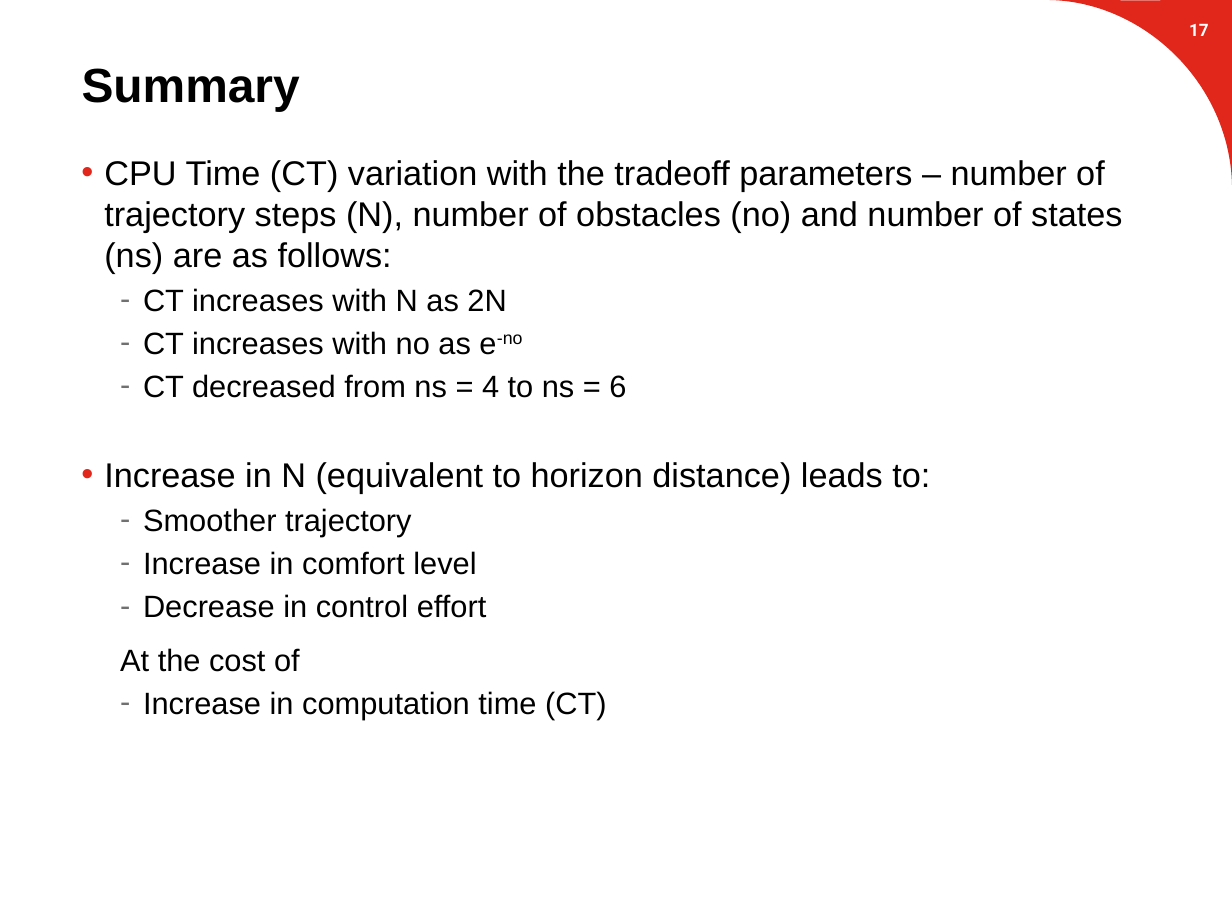
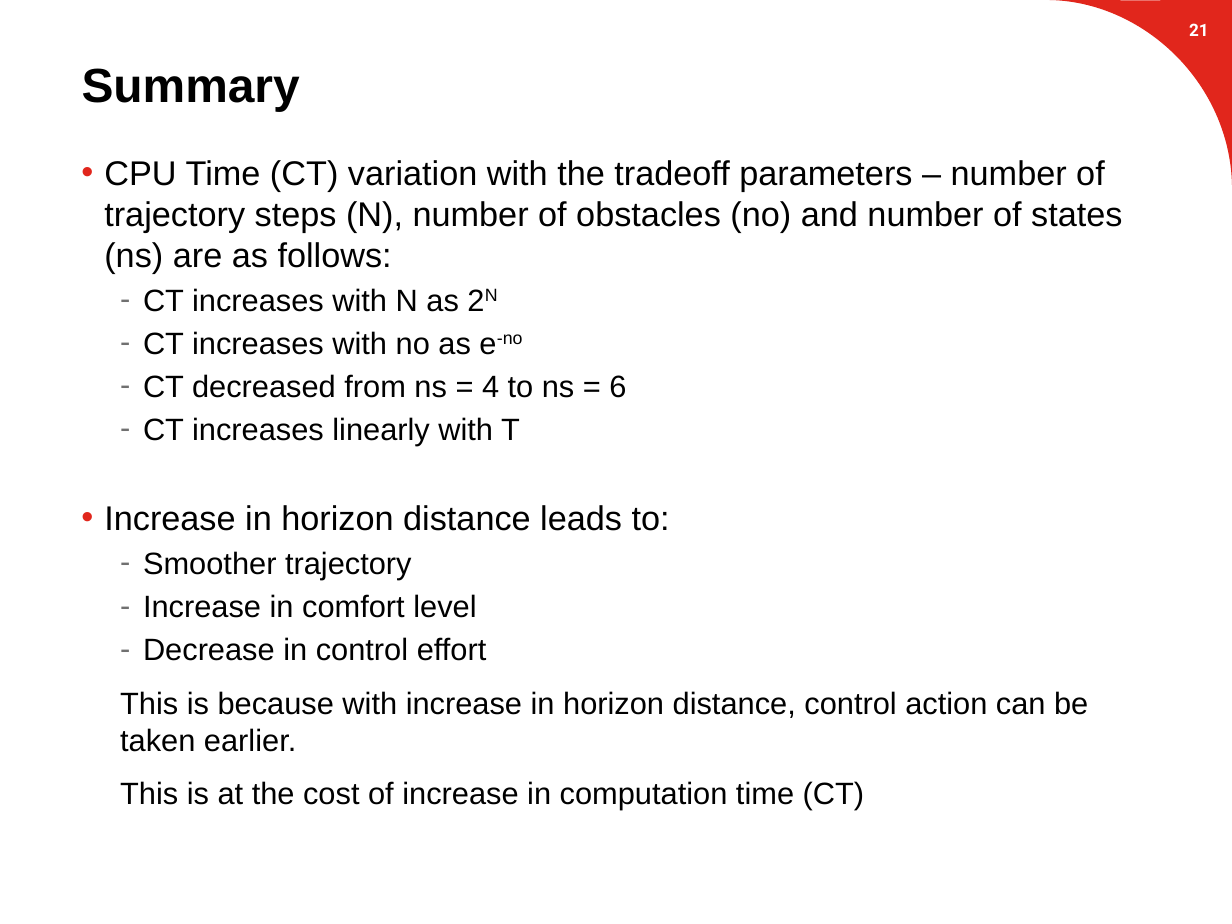
Before and after one commit to suvoganguli/GIG-MPC-Laplacian, a slide deck: slide 22 of 2D Results (03-19-2018).pptx (slide 18 before the commit). Drawn at 1232x924 pixels with LibreOffice and Linux fonts; fonts in the diff are those of the drawing; background and template pictures are left out. Boxes give left, top, right and bottom in pixels: in the first picture for what was removed or moved away, otherwise in the second. Text is boxed around its words. In the diff, an @@ line names an element or a change of style, - is before the commit and + after.

Commit message:
updated ppt with design tradeoff plots for variation in (N,T)

```diff
--- a/2D Results (03-19-2018).pptx
+++ b/2D Results (03-19-2018).pptx
@@ page number at (x1=1189, y1=23, x2=1209, y2=36): text changed @@
-17
+21
@@ text at (x1=143, y1=288, x2=459, y2=312): now superscript in "2N" @@
@@ text at (x1=104, y1=417, x2=670, y2=531): text changed @@
-• Increase in N (equivalent to horizon distance) leads to:
+  – CT increases linearly with T
+• Increase in horizon distance leads to:
@@ text at (x1=120, y1=691, x2=1088, y2=810): text changed @@
-  At the cost of
-  – Increase in computation time (CT)
+  This is because with increase in horizon distance, control action can be taken earlier.
+  This is at the cost of increase in computation time (CT)
```
Also in this commit, not shown: 6 other slides changed, 4 slides added, 2 slides removed.
